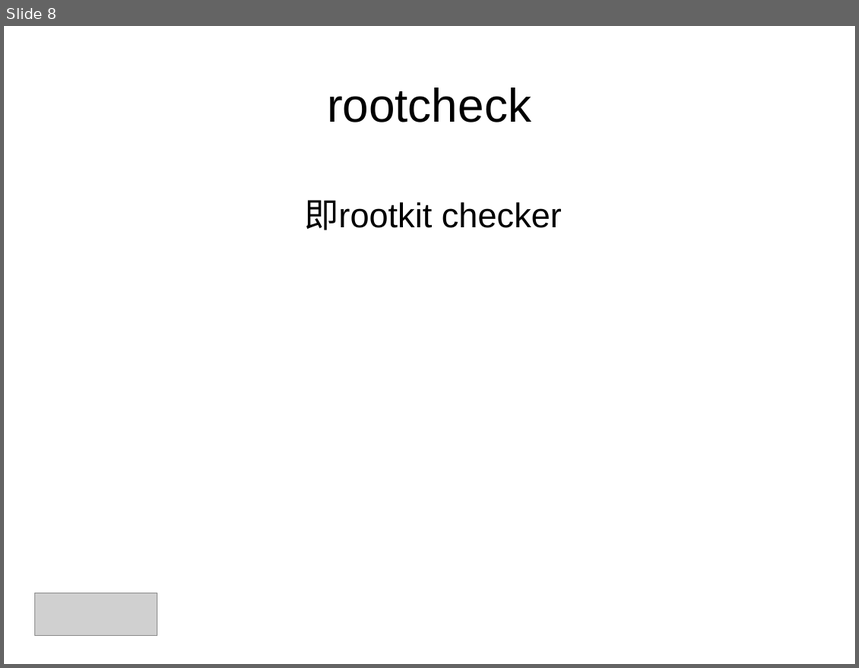
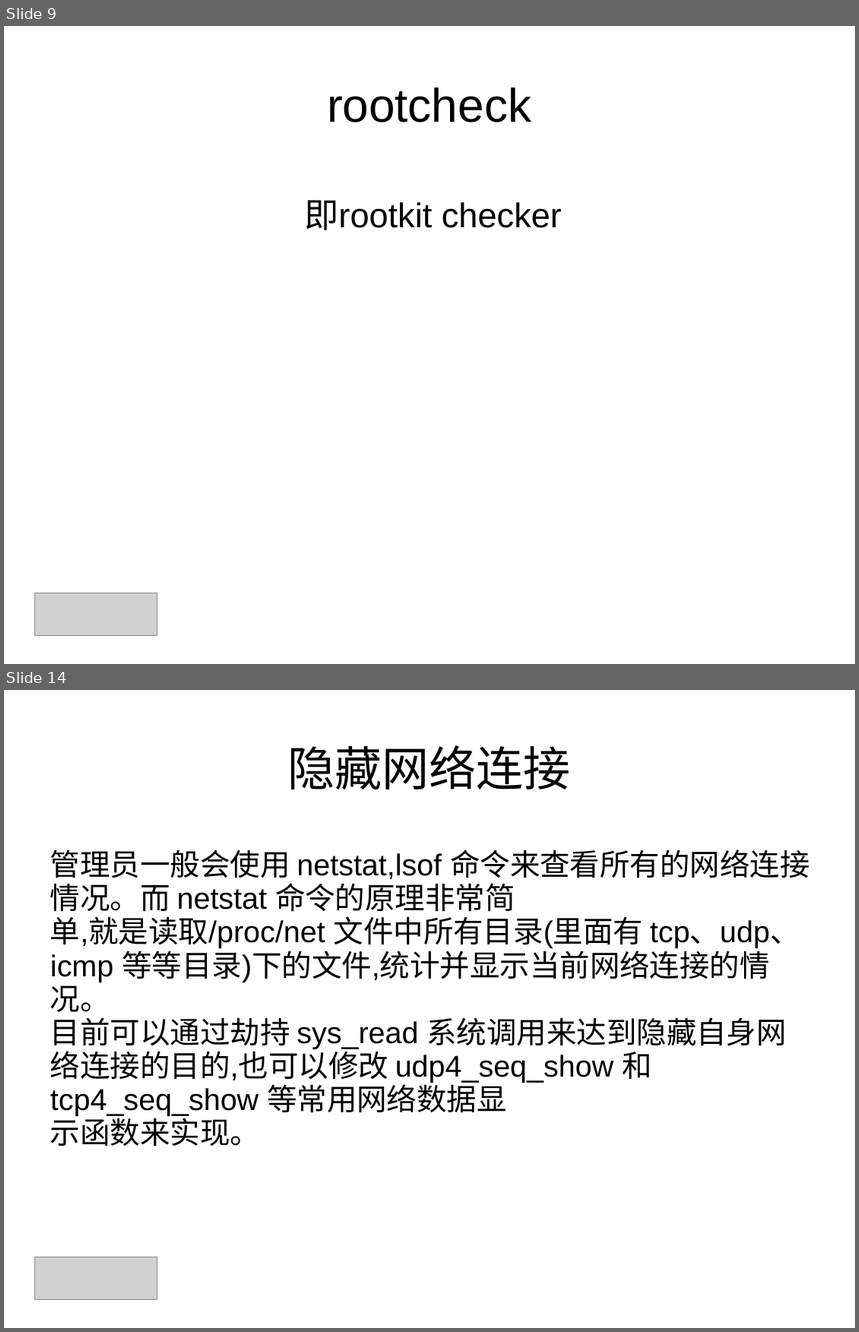
Before and after one commit to shjwudp/ossec, a slide deck: readme.ppt. Shown one above the other, each under a label of ours: slide 8 before the commit, slides 9 and 14 after it; the slides between them are not shown. The pictures are 859x668 and 859x1332 pixels, drawn with LibreOffice and Linux fonts; fonts in the diff are those of the drawing; grey boxes stand for pictures; background and template pictures are left out. Boxes give left, top, right and bottom in pixels: in the first picture for what was removed or moved away, otherwise in the second. Text is boxed around its words. In the diff, an @@ line names an element or a change of style, - is before the commit and + after.

```diff
--- a/readme.ppt
+++ b/readme.ppt
@@ slide 14 added at (x1=4, y1=690, x2=855, y2=1328), background picture (left out) @@
@@ title added at (x1=287, y1=745, x2=570, y2=790), 44 pt, text #000000 @@
+隐藏网络连接
@@ subtitle added at (x1=50, y1=850, x2=810, y2=1147), 28 pt, text #000000 @@
+管理员一般会使用 netstat,lsof 命令来查看所有的网络连接情况。而 netstat 命令的原理非常简
+单,就是读取/proc/net 文件中所有目录(里面有 tcp、udp、icmp 等等目录)下的文件,统计并显示当前网络连接的情况。
+目前可以通过劫持 sys_read 系统调用来达到隐藏自身网络连接的目的,也可以修改 udp4_seq_show 和 tcp4_seq_show 等常用网络数据显
+示函数来实现。
@@ picture added at (x1=35, y1=1258, x2=157, y2=1300) @@
@@ what was slide 8 is now slide 9 @@
```
Also in this commit, not shown: 2 slides changed, 10 other slides added, 7 slides removed, 2 other files.
